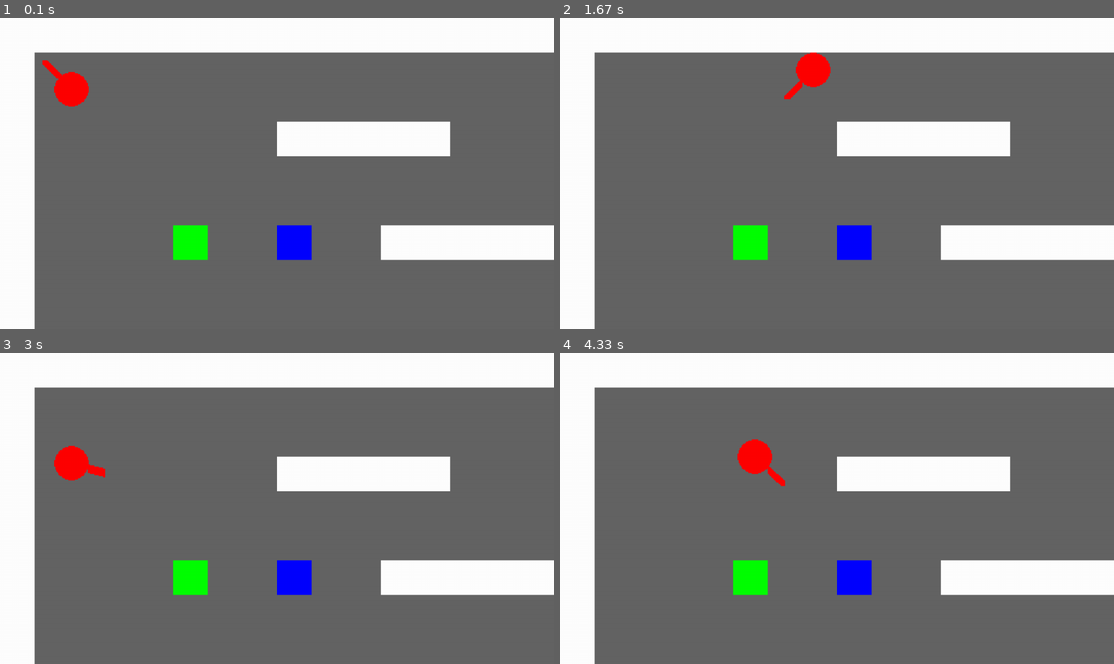
Above: before the commit, frames 1-4 (two rows, left to right).
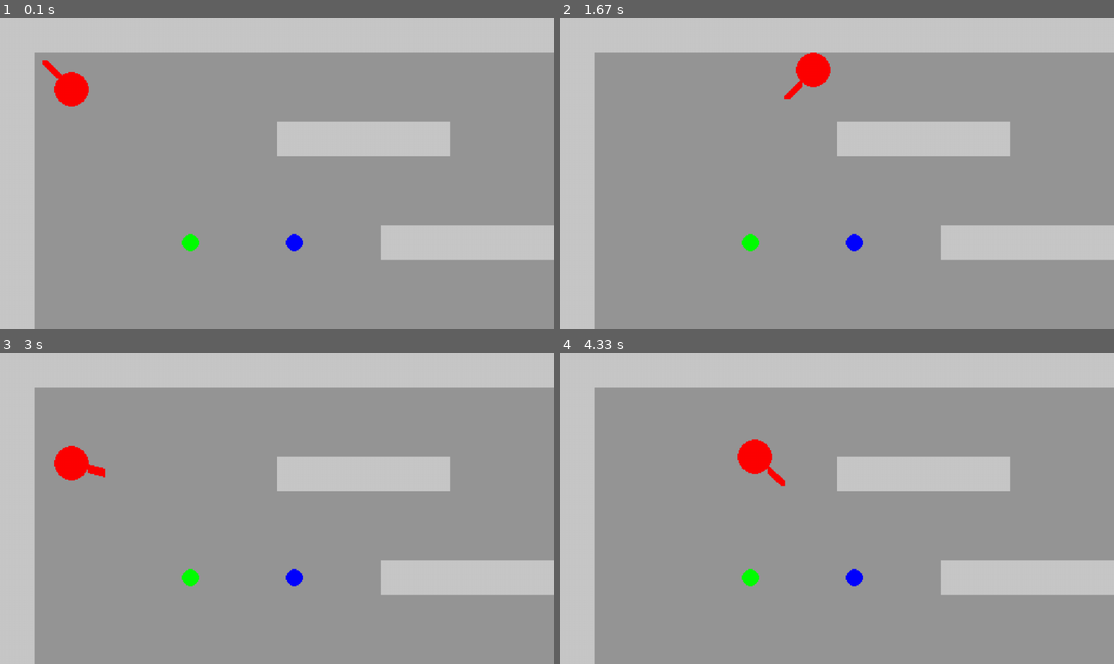
Above: after the commit, the same moments.

Repository: RLangendam/pygame
Game: pygame game, started from main.py
Same seed, same stepped clock (60 frames per second), same inputs: the game is played once before the commit and once after it.
Inputs (mouse positions are in pixels of both pictures, inside the frame that each line leads up to):
- Up to frame 1 (0.1 s): no input
- Up to frame 2 (1.67 s): hold Right 0.33-0.8 s; move the mouse to (814, 185) at 0.37 s; hold Up 0.83-1.13 s; move the mouse to (1014, 164) at 0.87 s; hold Right 1.17-1.63 s; move the mouse to (704, 176) at 1.2 s
- Up to frame 3 (3 s): hold Left 1.67-2.2 s; move the mouse to (105, 461) at 1.7 s; hold Down 2.23-2.53 s; move the mouse to (360, 399) at 2.27 s; hold Left 2.57-2.97 s; move the mouse to (343, 536) at 2.6 s
- Up to frame 4 (4.33 s): hold Up 3-3.37 s; move the mouse to (848, 402) at 3.03 s; hold Right 3.4-4.03 s; move the mouse to (637, 499) at 3.43 s; hold Down from 4.07 s (still down); move the mouse to (842, 539) at 4.1 s

The runs differ from the first frame. In frame 1, 99% of the frame differs, in the area x 0-100%, y 0-100%; in frame 2, 99%; in frame 3, 99%; in frame 4, 99%.

Commit message:
Prepare for adding other level elements

Diff:
--- a/source/camera.py
+++ b/source/camera.py
@@ -35,11 +35,11 @@
 
         self.rect.topleft = (x, y)
 
-    def draw(self, background_group, *sprite_groups):
+    def draw(self, background_group, *y_sorted_sprite_groups):
         self.image.fill((0, 0, 0, 0))  # Clear the camera surface
 
-        sprites = (sprite for group in sprite_groups for sprite in group)
-        sprites = sorted(sprites, key=lambda s: s.rect.y)
+        sprites = (sprite for group in y_sorted_sprite_groups for sprite in group)
+        sprites = sorted(sprites, key=lambda s: s.rect.bottom)
 
         for sprite in chain(iter(background_group), sprites):
             # Draw each sprite at its position relative to the camera
--- a/source/level.py
+++ b/source/level.py
@@ -4,32 +4,52 @@
 
 
 class Tile(pygame.sprite.Sprite):
-    def __init__(
-        self, background_group, object_group, x: int, y: int, size: int, char: str
-    ):
-        if char == "x":
-            super().__init__(background_group)
-            self.image = pygame.Surface((size, size), pygame.SRCALPHA)
-            self.image.fill((255, 255, 255, 255))
-            self.block = True
-        elif char == " ":
-            super().__init__(background_group)
-            self.image = pygame.Surface((size, size), pygame.SRCALPHA)
-            self.image.fill((100, 100, 100, 255))
-            self.block = False
-        elif char == "o":
-            super().__init__(object_group)
-            self.image = pygame.Surface((size, size), pygame.SRCALPHA)
-            self.image.fill((0, 255, 0, 255))
-            self.block = False
-        elif char == "b":
-            super().__init__(object_group)
-            self.image = pygame.Surface((size, size), pygame.SRCALPHA)
-            self.image.fill((0, 0, 255, 255))
-            self.block = True
-        else:
-            raise ValueError(f"Unknown tile character: {char}")
-        self.rect = self.image.get_rect(topleft=(x * size, y * size))
+    def __init__(self, group, pos: pygame.Vector2, constants: Constants):
+        super().__init__(group)
+        self.image = pygame.Surface(
+            (constants.tile_size, constants.tile_size), pygame.SRCALPHA
+        )
+        self.rect = self.image.get_rect(topleft=pos * constants.tile_size)
+        self.is_blocking = False  # Default to not blocking
+
+    def blocks(self) -> bool:
+        return self.is_blocking
+
+
+class Wall(Tile):
+    def __init__(self, background_group, pos: pygame.Vector2, constants: Constants):
+        super().__init__(background_group, pos, constants)
+        self.is_blocking = True
+        self.image.fill((200, 200, 200, 255))  # Gray for walls
+
+
+class Floor(Tile):
+    def __init__(self, background_group, pos: pygame.Vector2, constants: Constants):
+        super().__init__(background_group, pos, constants)
+        self.image.fill((150, 150, 150, 255))  # Darker gray for floors
+
+
+class Decoration(Tile):
+    def __init__(self, background_group, pos: pygame.Vector2, constants: Constants):
+        super().__init__(background_group, pos, constants)
+        pygame.draw.circle(
+            self.image,
+            (0, 255, 0, 255),
+            (constants.tile_size // 2, constants.tile_size // 2),
+            constants.tile_size // 4,
+        )
+
+
+class Obstacle(Tile):
+    def __init__(self, object_group, pos: pygame.Vector2, constants: Constants):
+        super().__init__(object_group, pos, constants)
+        self.is_blocking = True
+        pygame.draw.circle(
+            self.image,
+            (0, 0, 255, 255),
+            (constants.tile_size // 2, constants.tile_size // 2),
+            constants.tile_size // 4,
+        )
 
 
 MAP = """xxxxxxxxxxxxxxxxxxxxxx
@@ -50,11 +70,29 @@
         self.tiles = []
         for y, row in enumerate(characters):
             for x, char in enumerate(row):
-                self.tiles.append(
-                    Tile(
-                        background_group, object_group, x, y, constants.tile_size, char
-                    )
-                )
+                pos = pygame.Vector2(x, y)
+                sprites = []
+                if char == "x":
+                    sprite = Wall(background_group, pos, constants)
+                    sprites.append(sprite)
+                elif char == " ":
+                    sprite = Floor(background_group, pos, constants)
+                    sprites.append(sprite)
+                elif char == "o":
+                    sprite = Decoration(object_group, pos, constants)
+                    sprites.append(sprite)
+                    sprite = Floor(background_group, pos, constants)
+                    sprites.append(sprite)
+                elif char == "b":
+                    sprite = Obstacle(object_group, pos, constants)
+                    sprites.append(sprite)
+                    sprite = Floor(background_group, pos, constants)
+                    sprites.append(sprite)
+                else:
+                    raise ValueError(f"Unknown tile character: {char}")
+
+                self.tiles.extend(sprites)
+
         self.width = len(characters[0]) * constants.tile_size
         self.height = len(characters) * constants.tile_size
         self.background_group = background_group
@@ -64,5 +102,5 @@
         return (
             tile.rect
             for tile in chain(iter(self.background_group), iter(self.object_group))
-            if tile.block
+            if tile.blocks()
         )
